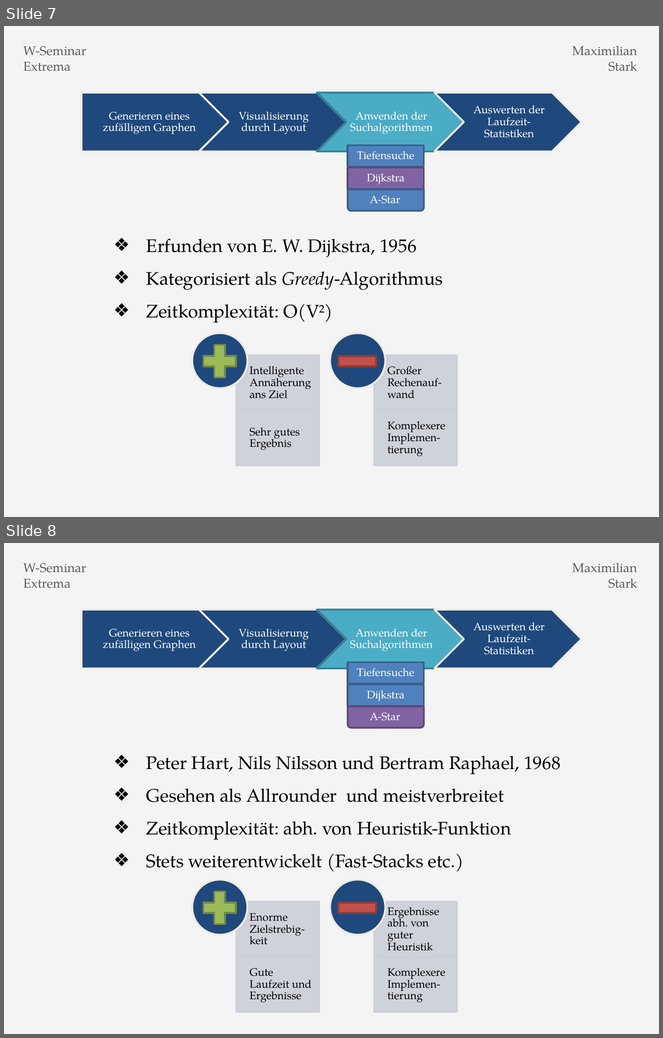
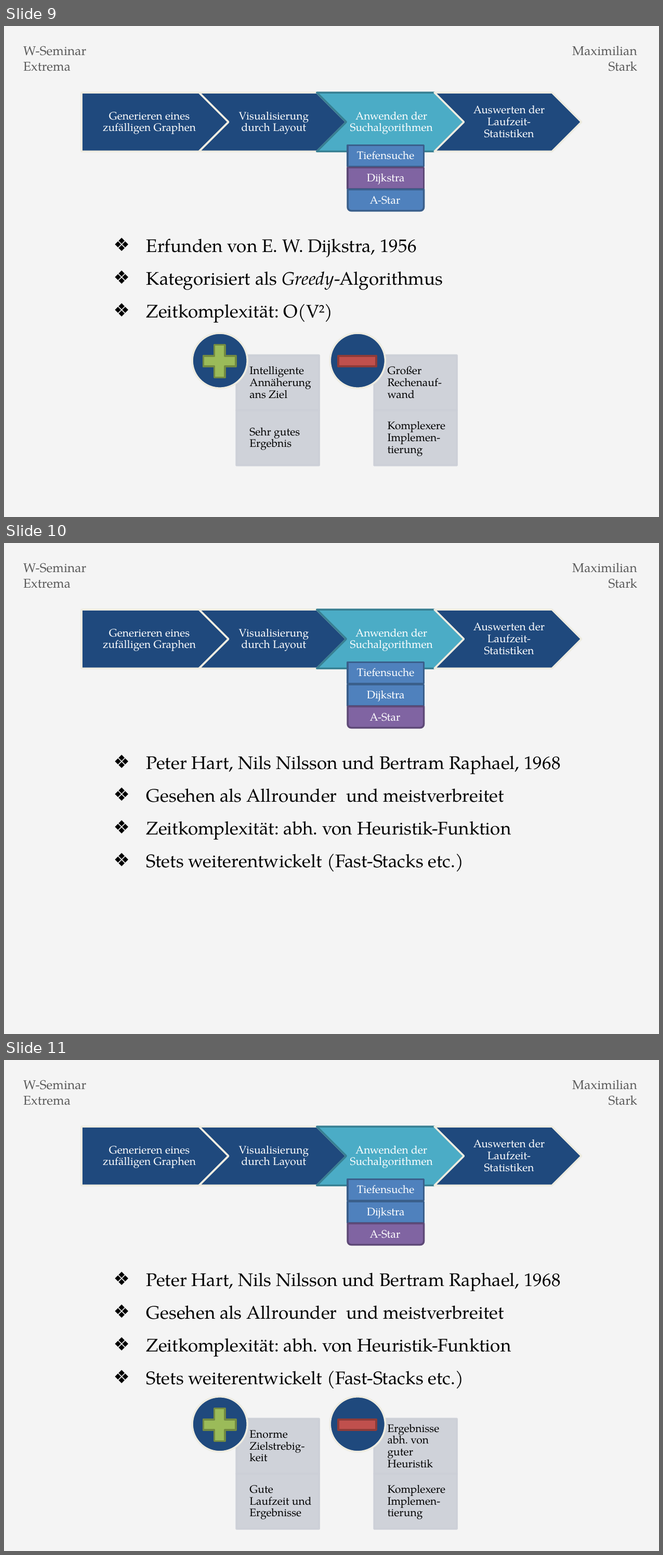
Before and after one commit to Dakror/WSeminar, a slide deck: tex/pres.pptx. Shown one above the other, each under a label of ours: slides 7 and 8 before the commit, slides 9, 10 and 11 after it. The pictures are 663x1038 and 663x1555 pixels, drawn with LibreOffice and Linux fonts; fonts in the diff are those of the drawing. Boxes give left, top, right and bottom in pixels: in the first picture for what was removed or moved away, otherwise in the second. Text is boxed around its words. In the diff, an @@ line names an element or a change of style, - is before the commit and + after.

```diff
--- a/tex/pres.pptx
+++ b/tex/pres.pptx
@@ slide 10 added at (4,543,659,1034), background #F4F4F4 @@
@@ text added at (23,563,86,588), 14 pt, text #595959 @@
+W-Seminar Extrema
@@ text added at (572,563,637,588), 14 pt, text #595959 @@
+Maximilian Stark
@@ group added at (81,610,582,669): 4 texts, 3 chevrons, 1 pentagon arrow @@
+Generieren eines zufälligen Graphen
+Visualisierung durch Layout
+Anwenden der Suchalgorithmen
+Auswerten der Laufzeit-Statistiken
@@ freeform shape added at (348,662,424,684), fill #4F81BD, outline #3A5F8C 2 pt, 12 pt, text #FFFFFF @@
+Tiefensuche
@@ freeform shape added at (348,684,424,706), fill #4F81BD, outline #3A5F8C 2 pt, 12 pt, text #FFFFFF @@
+Dijkstra
@@ freeform shape added at (348,707,424,729), fill #8064A2, outline #5F4A78 2 pt @@
@@ text added at (370,713,401,721), 12 pt, text #FFFFFF @@
+A-Star
@@ text added at (146,756,560,872), 20 pt, text #000000 @@
+❖ Peter Hart, Nils Nilsson und Bertram Raphael, 1968
+❖ Gesehen als Allrounder und meistverbreitet
+❖ Zeitkomplexität: abh. von Heuristik-Funktion
+❖ Stets weiterentwickelt (Fast-Stacks etc.)
@@ what was slide 7 is now slide 9 @@
@@ what was slide 8 is now slide 11 @@
```
Also in this commit, not shown: 1 slide changed, 3 other slides added, 15 other files.
